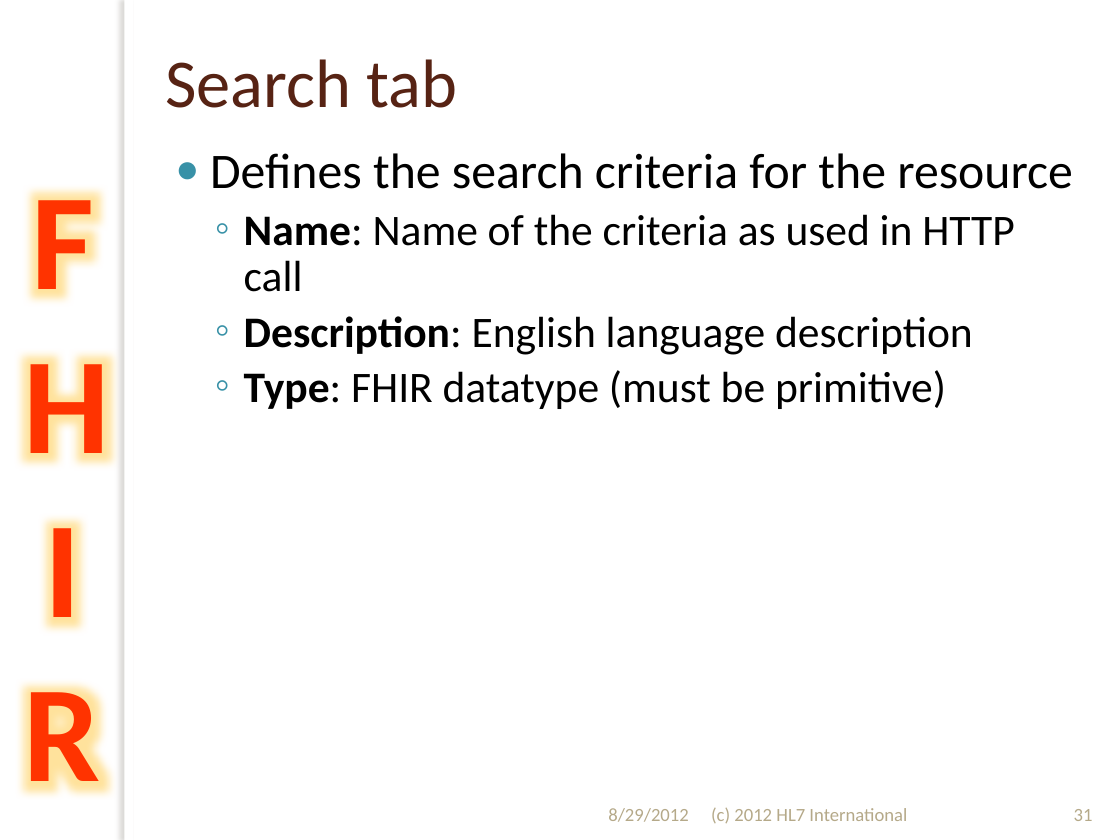
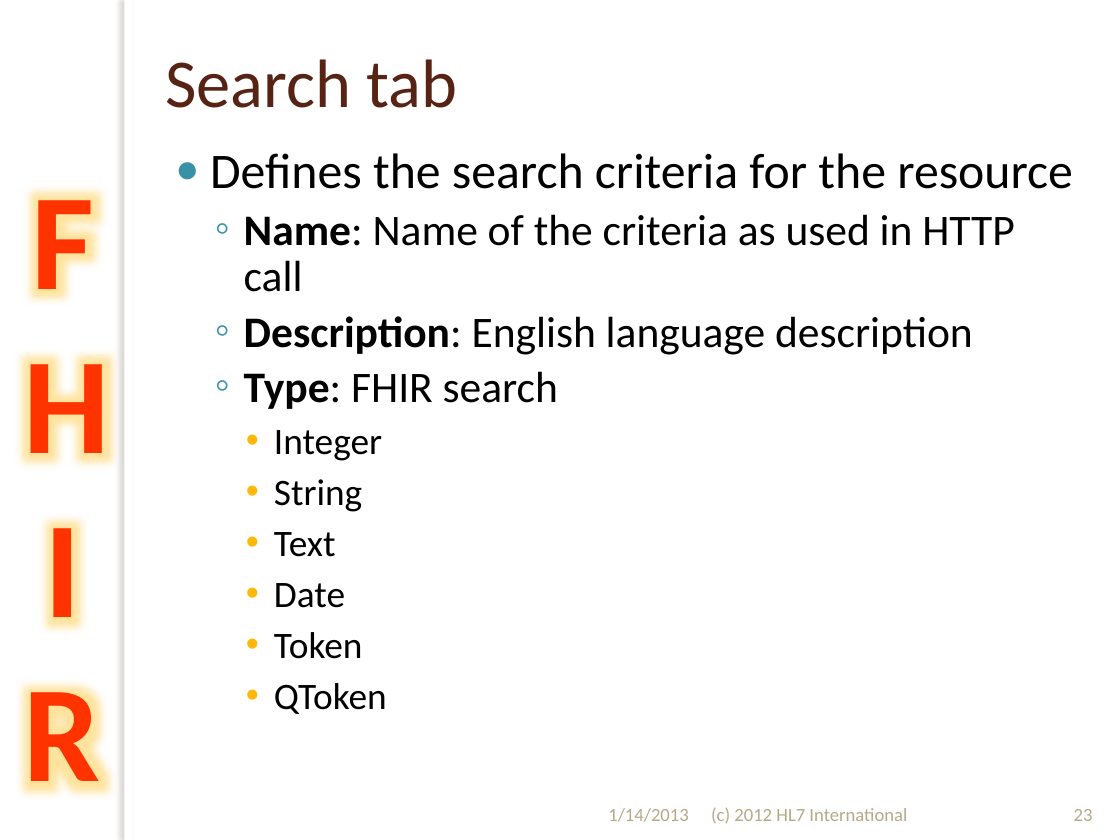
Before and after one commit to vista-novo/fhir, a slide deck: slide 23 of presentations/2012-Sept/201209 WGM Hands on with FHIR.pptx (slide 31 before the commit). Drawn at 1120x840 pixels with LibreOffice and Linux fonts; fonts in the diff are those of the drawing; background and template pictures are left out. Boxes give left, top, right and bottom in pixels: in the first picture for what was removed or moved away, otherwise in the second. Text is boxed around its words. In the diff, an @@ line names an element or a change of style, - is before the commit and + after.

```diff
--- a/presentations/2012-Sept/201209 WGM Hands on with FHIR.pptx
+++ b/presentations/2012-Sept/201209 WGM Hands on with FHIR.pptx
@@ text at [244, 371, 558, 714]: text changed; size 28 to 24 pt @@
-  ◦ Type: FHIR datatype (must be primitive)
+  ◦ Type: FHIR search
+    • Integer
+    • String
+    • Text
+    • Date
+    • Token
+    • QToken
@@ text at [608, 808, 689, 822]: text changed @@
-8/29/2012
+1/14/2013
@@ page number at [1074, 809, 1093, 821]: text changed @@
-31
+23
```
Also in this commit, not shown: 47 other slides changed, 17 slides removed, 13 other files.
